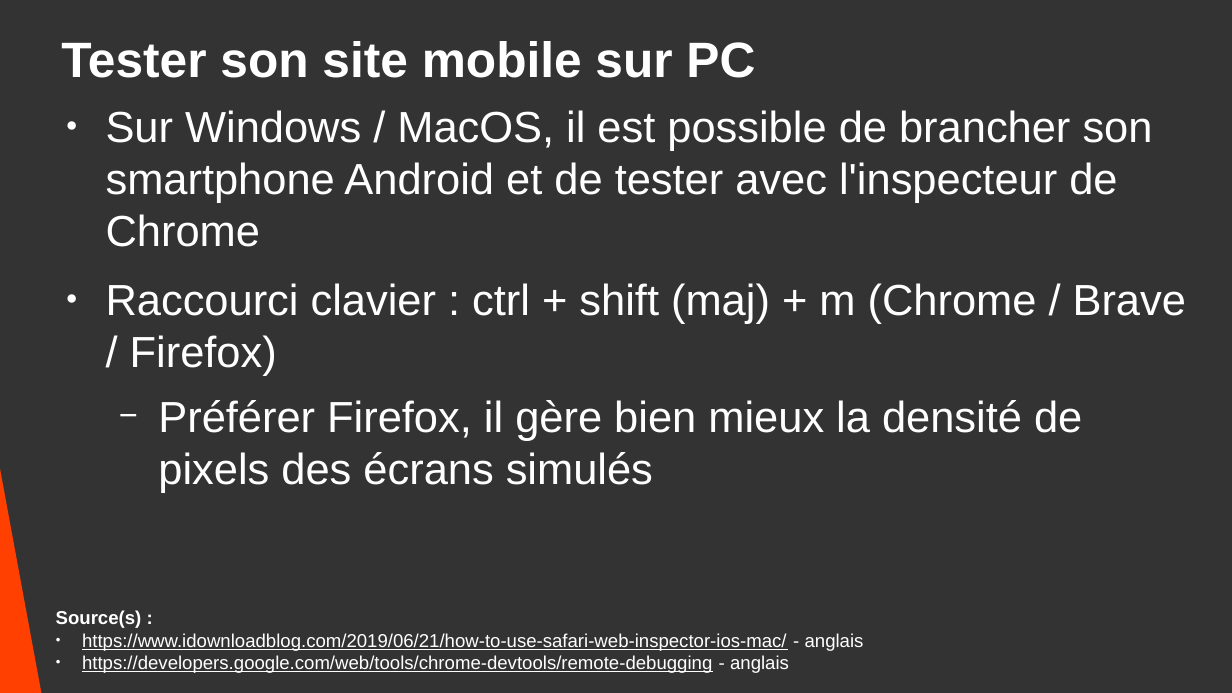
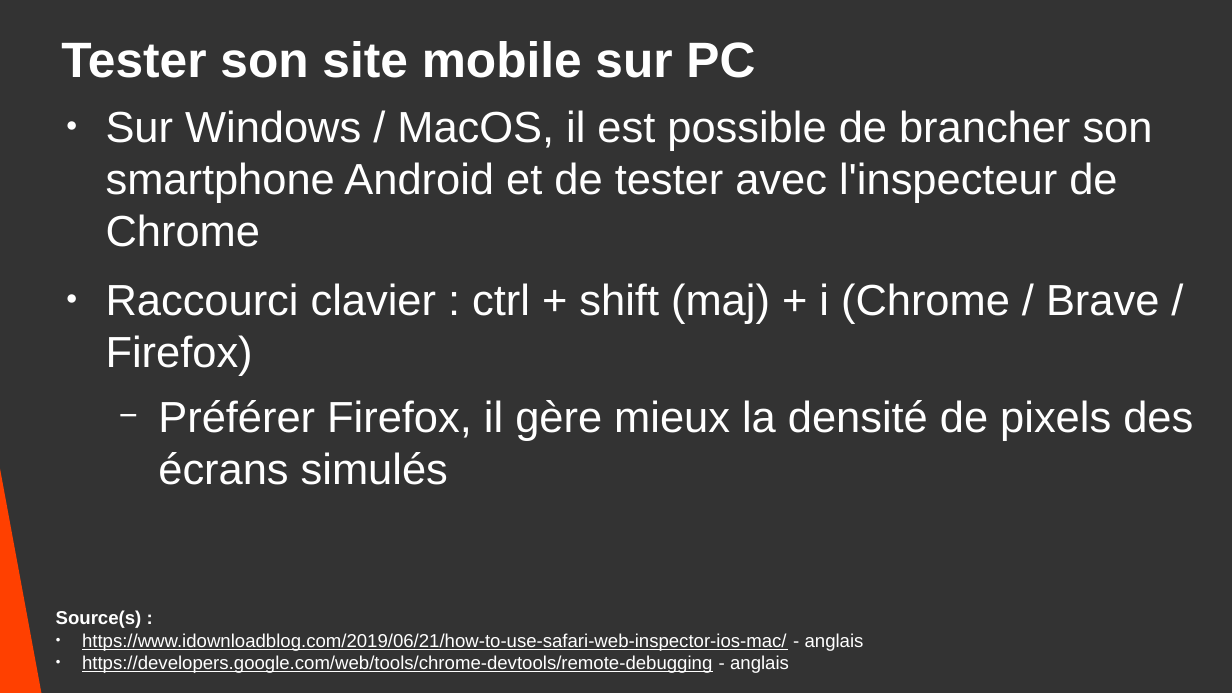
Before and after one commit to DanYellow/cours, a slide deck: slide 23 of integration-web-s3/travaux-pratiques/numero-2/presentation.odp. Drawn at 1232x693 pixels with LibreOffice and Linux fonts; fonts in the diff are those of the drawing. Boxes give left, top, right and bottom in pixels: in the first picture for what was removed or moved away, otherwise in the second. Text is boxed around its words. In the diff, an @@ line names an element or a change of style, - is before the commit and + after.

```diff
--- a/integration-web-s3/travaux-pratiques/numero-2/presentation.odp
+++ b/integration-web-s3/travaux-pratiques/numero-2/presentation.odp
@@ text at (106, 283, 1193, 485): text changed @@
-● Raccourci clavier : ctrl + shift (maj) + m (Chrome / Brave / Firefox)
-  − Préférer Firefox, il gère bien mieux la densité de pixels des écrans simulés
+● Raccourci clavier : ctrl + shift (maj) + i (Chrome / Brave / Firefox)
+  − Préférer Firefox, il gère mieux la densité de pixels des écrans simulés
```
Also in this commit, not shown: 10 other slides changed, 1 other file.
